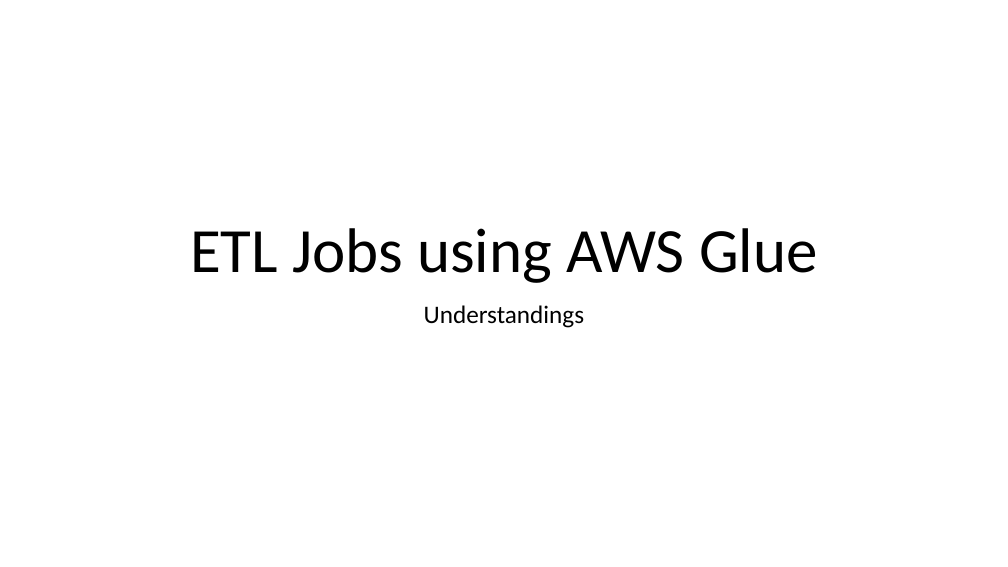
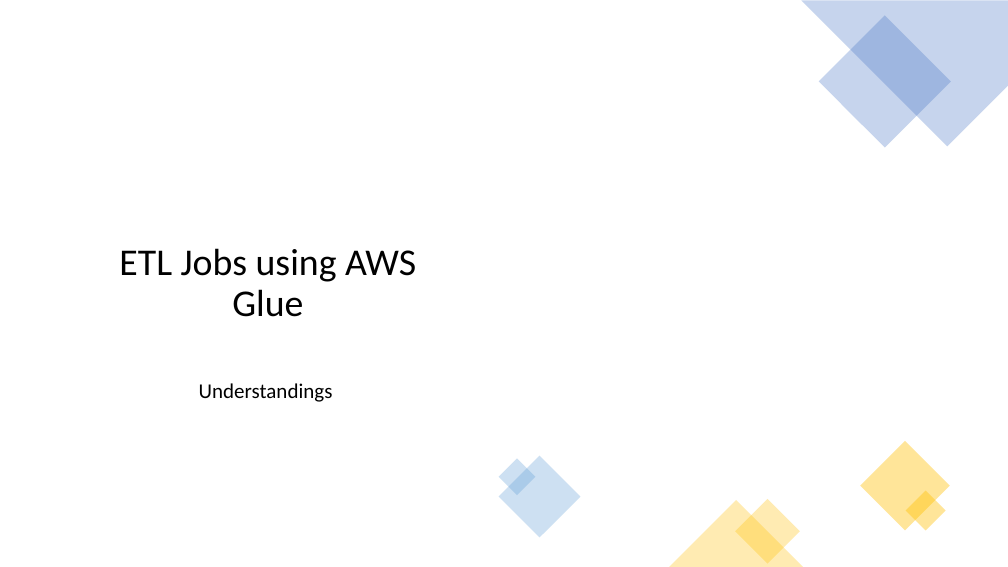
Before and after one commit to kunaldas926/ppt, a slide deck: slide 1 of Presentation1.pptx. Drawn at 1008x567 pixels with LibreOffice and Linux fonts; fonts in the diff are those of the drawing; background and template pictures are left out. Boxes give left, top, right and bottom in pixels: in the first picture for what was removed or moved away, otherwise in the second. Text is boxed around its words. In the diff, an @@ line names an element or a change of style, - is before the commit and + after.

```diff
--- a/Presentation1.pptx
+++ b/Presentation1.pptx
@@ freeform shape added at bbox=[0, 0, 582, 567], fill #FFFFFF at 60% opacity @@
@@ freeform shape added at bbox=[801, 0, 1008, 146], fill #4472C4 at 30% opacity @@
@@ rectangle added at bbox=[819, 15, 952, 148], fill #4472C4 at 30% opacity @@
@@ title "ETL Jobs using AWS Glue": place and size @@
-title "ETL Jobs using AWS Glue" at bbox=[190, 228, 818, 283]
+title "ETL Jobs using AWS Glue" at bbox=[119, 248, 416, 317]
@@ title "ETL Jobs using AWS Glue" at bbox=[119, 248, 416, 317]: size 60 to 36 pt; vertical alignment bottom to middle @@
@@ subtitle "Understandings": place and size @@
-subtitle "Understandings" at bbox=[424, 305, 584, 328]
+subtitle "Understandings" at bbox=[199, 383, 333, 402]
@@ subtitle "Understandings" at bbox=[199, 383, 333, 402]: size 24 to 20 pt @@
@@ rectangle added at bbox=[860, 441, 950, 530], fill #FFC000 at 40% opacity @@
@@ rectangle added at bbox=[498, 456, 581, 538], fill #5B9BD5 at 30% opacity @@
@@ rectangle added at bbox=[499, 458, 535, 495], fill #5B9BD5 at 30% opacity @@
@@ triangle added at bbox=[668, 500, 804, 567], fill #FFC000 at 30% opacity @@
@@ rectangle added at bbox=[735, 499, 801, 564], fill #FFC000 at 30% opacity @@
@@ rectangle added at bbox=[906, 491, 946, 531], fill #FFC000 at 40% opacity @@
```
Also in this commit, not shown: 19 other slides changed, 23 slides added.
